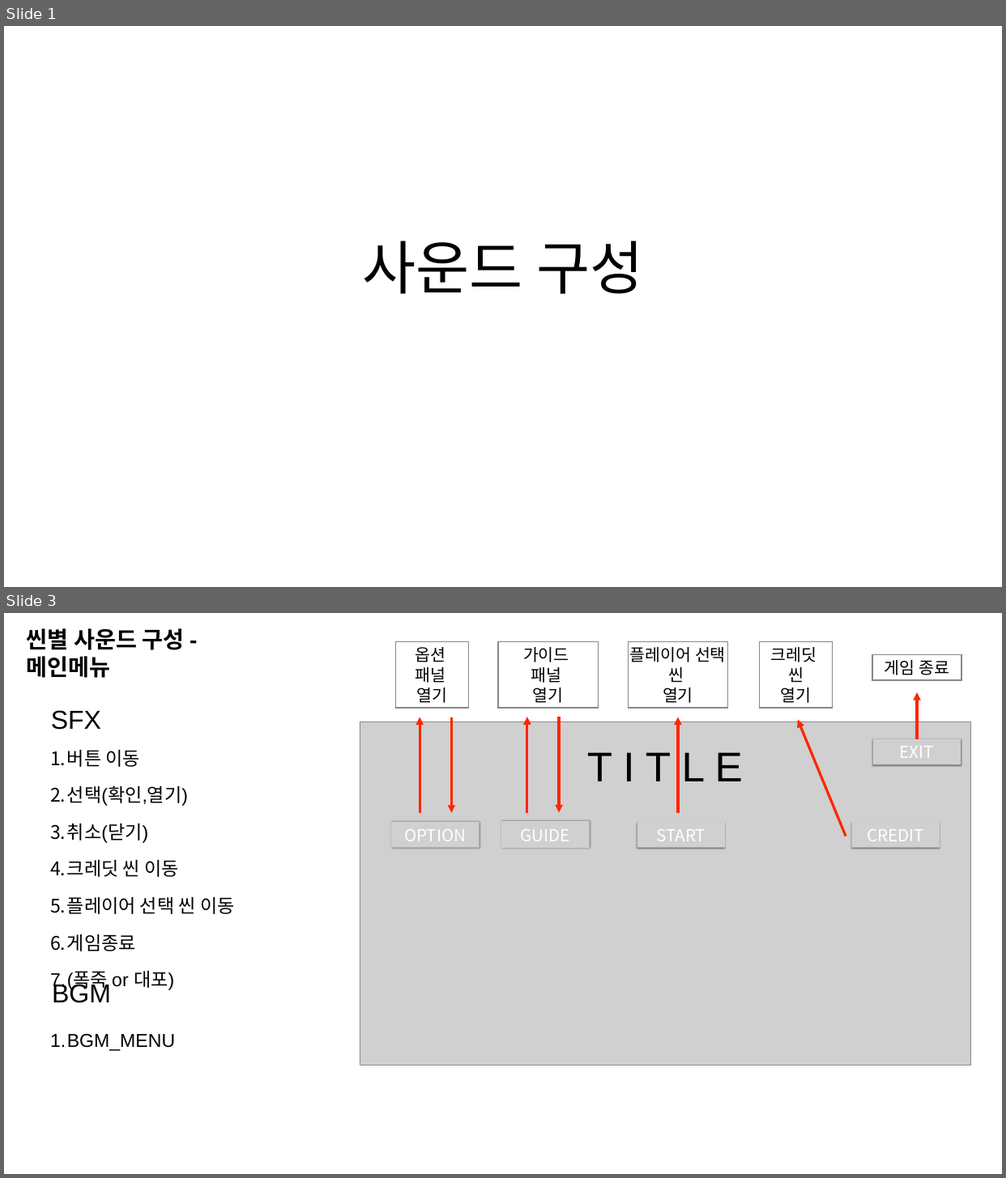
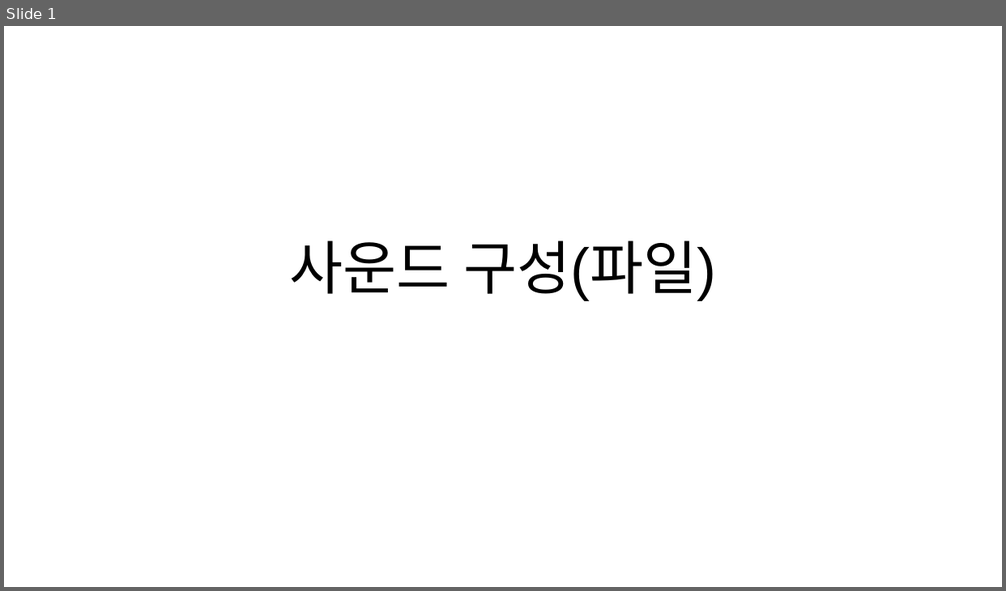
Before and after one commit to penspanic/ITWGamejam, a slide deck: Resource/Sound/RocketMan_사운드구성.pptx. Shown one above the other, each under a label of ours: slides 1 and 3 before the commit, slide 1 after it; the slides between them are not shown. The pictures are 1006x1178 and 1006x591 pixels, drawn with LibreOffice and Linux fonts; fonts in the diff are those of the drawing; grey boxes stand for pictures. Boxes give left, top, right and bottom in pixels: in the first picture for what was removed or moved away, otherwise in the second. Text is boxed around its words. In the diff, an @@ line names an element or a change of style, - is before the commit and + after.

Commit message:
[고요한] SFX,BGM 인게임 음원 파일들 Resource/Sound 폴더에 저장

```diff
--- a/Resource/Sound/RocketMan_사운드구성.pptx
+++ b/Resource/Sound/RocketMan_사운드구성.pptx
@@ slide 3 removed at [4, 613, 1002, 1174], background #FFFFFF @@
@@ text removed at [27, 628, 185, 678] @@
-씬별 사운드 구성 - 메인메뉴
@@ rectangle removed at [396, 642, 468, 708] @@
-옵션
-패널
-열기
@@ rectangle removed at [498, 642, 599, 708] @@
-가이드
-패널
-열기
@@ rectangle removed at [628, 642, 727, 708] @@
-플레이어 선택
-씬
-열기
@@ rectangle removed at [760, 642, 832, 708] @@
-크레딧
-씬
-열기
@@ rectangle removed at [872, 655, 961, 680] @@
-게임 종료
@@ arrow removed from (917, 739) to (917, 692) @@
@@ text removed at [51, 710, 101, 730] @@
-SFX
@@ picture removed at [360, 722, 970, 1065] @@
@@ arrow removed from (420, 813) to (420, 717) @@
@@ arrow removed from (451, 717) to (451, 813) @@
@@ arrow removed from (527, 813) to (527, 717) @@
@@ arrow removed from (559, 717) to (559, 813) @@
@@ arrow removed from (678, 813) to (678, 717) @@
@@ arrow removed from (846, 837) to (798, 720) @@
@@ text removed at [50, 750, 235, 991] @@
-1. 버튼 이동
-2. 선택(확인,열기)
-3. 취소(닫기)
-4. 크레딧 씬 이동
-5. 플레이어 선택 씬 이동
-6. 게임종료
-7. (폭죽 or 대포)
@@ text removed at [587, 752, 743, 781] @@
-T I T L E
@@ picture removed at [873, 739, 961, 765] @@
-EXIT
@@ picture removed at [391, 822, 479, 848] @@
-OPTION
@@ picture removed at [501, 821, 589, 849] @@
-GUIDE
@@ picture removed at [637, 822, 725, 848] @@
-START
@@ picture removed at [851, 822, 940, 848] @@
-CREDIT
@@ text removed at [52, 982, 111, 1003] @@
-BGM
@@ text removed at [50, 1034, 175, 1051] @@
-1. BGM_MENU
@@ slide 1 changed as well @@
@@ title at [290, 241, 716, 301]: text changed @@
-사운드 구성
+사운드 구성(파일)
```
Also in this commit, not shown: 2 slides added, 9 other slides removed, 34 other files.
